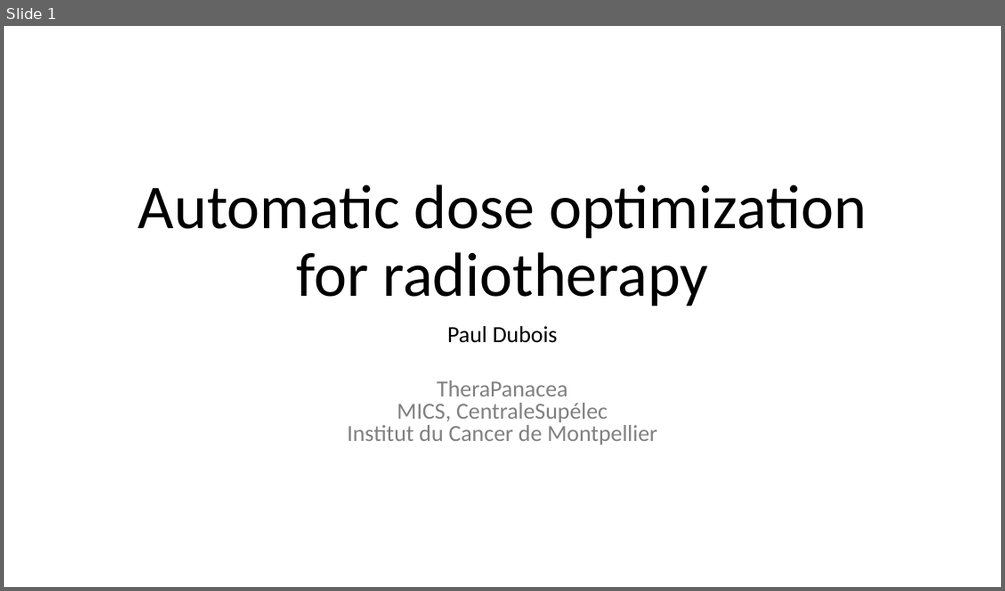
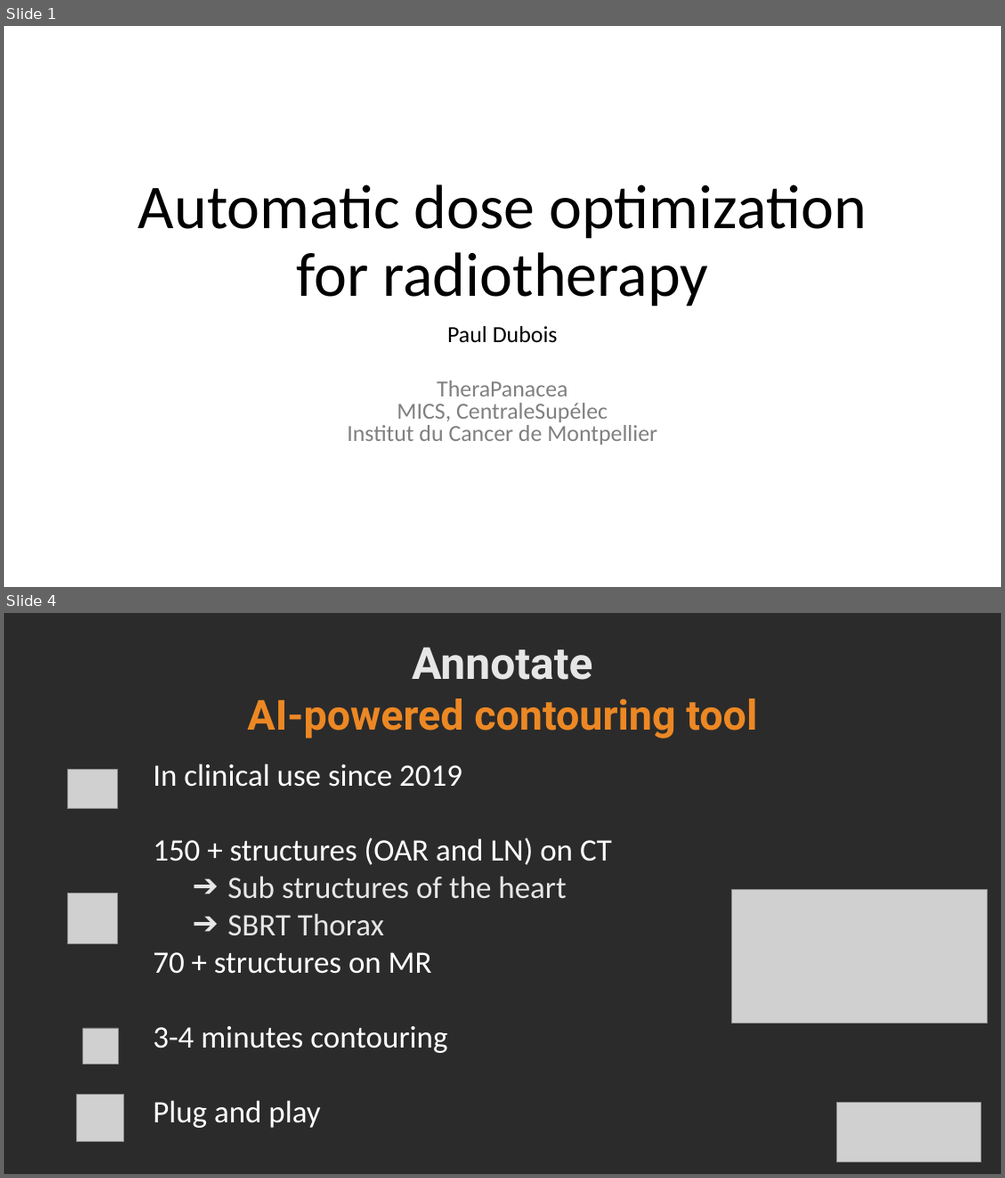
Before and after one commit to pauldubois98/ScientificDay2023Presentation, a slide deck: main.pptx. Shown one above the other, each under a label of ours: slide 1 before the commit, slides 1 and 4 after it; the slides between them are not shown. The pictures are 1005x591 and 1005x1178 pixels, drawn with LibreOffice and Linux fonts; fonts in the diff are those of the drawing; grey boxes stand for pictures; background and template pictures are left out; a plain dark background stands for a picture behind light text. Boxes give left, top, right and bottom in pixels: in the first picture for what was removed or moved away, otherwise in the second. Text is boxed around its words. In the diff, an @@ line names an element or a change of style, - is before the commit and + after.

```diff
--- a/main.pptx
+++ b/main.pptx
@@ slide 4 added at (x1=4, y1=613, x2=1001, y2=1174), background picture (left out) @@
@@ text added at (x1=247, y1=647, x2=757, y2=738), 40 pt, text #EC8824, bold @@
+Annotate
+AI-powered contouring tool
@@ picture added at (x1=67, y1=770, x2=118, y2=809) @@
@@ text added at (x1=153, y1=763, x2=612, y2=1127), 30 pt, text #FFFFFF @@
+        In clinical use since 2019
+        150 + structures (OAR and LN) on CT
+➔ Sub structures of the heart
+➔ SBRT Thorax
+        70 + structures on MR
+        3-4 minutes contouring
+        Plug and play
@@ picture added at (x1=67, y1=893, x2=118, y2=943) @@
@@ picture added at (x1=732, y1=890, x2=987, y2=1022) @@
@@ picture added at (x1=82, y1=1028, x2=119, y2=1064) @@
@@ picture added at (x1=77, y1=1094, x2=123, y2=1141) @@
@@ picture added at (x1=837, y1=1102, x2=981, y2=1161) @@
```
Also in this commit, not shown: 4 other slides added.
